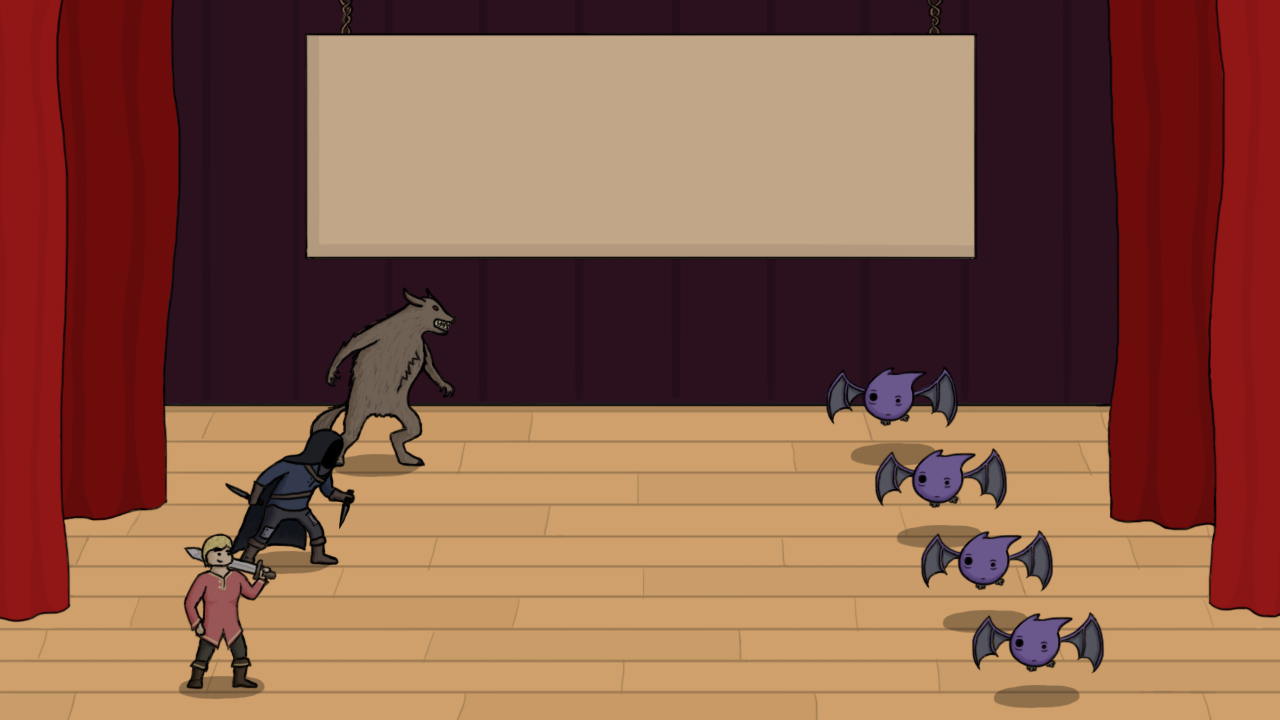
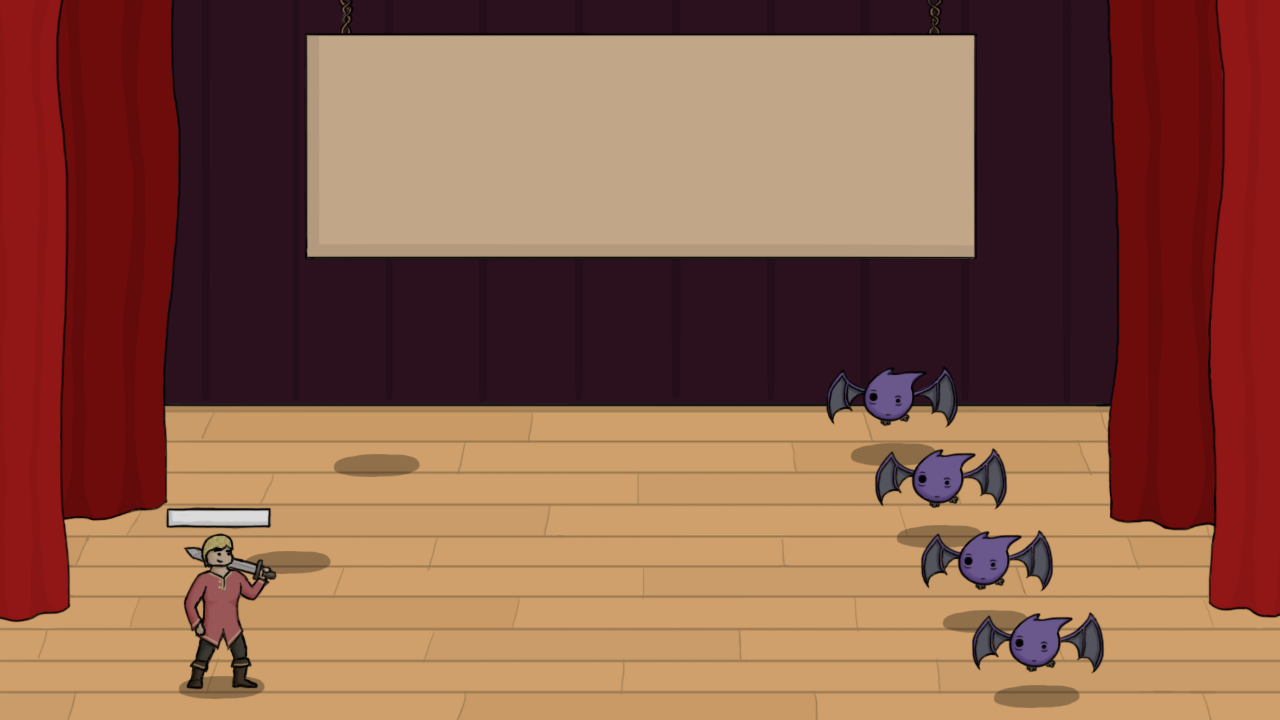
Layer changes from the first 1280x720 image to the second:
moved "HUD" above "Characters" over [165, 287, 458, 530]
added group "Health-Bar" with 2 layers in group "HUD" over [165, 506, 272, 530]
added layer "Health-Bar-Outline" in group "Health-Bar" over [165, 506, 272, 530]
added layer "Health-Bar-Highlights" in group "Health-Bar" over [165, 507, 272, 529]
hid "Thief" over [224, 427, 361, 566]
hid "Wolf" over [306, 287, 458, 470]
